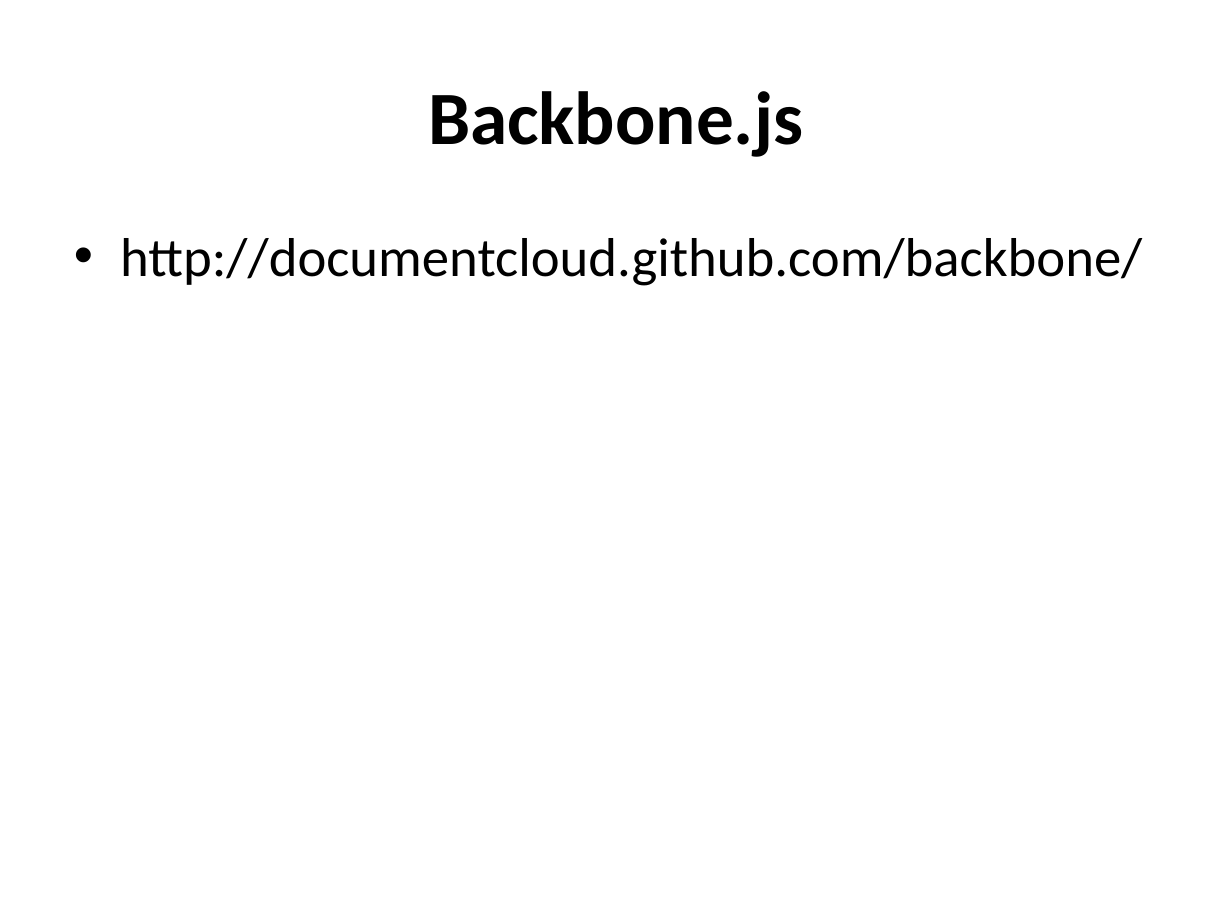
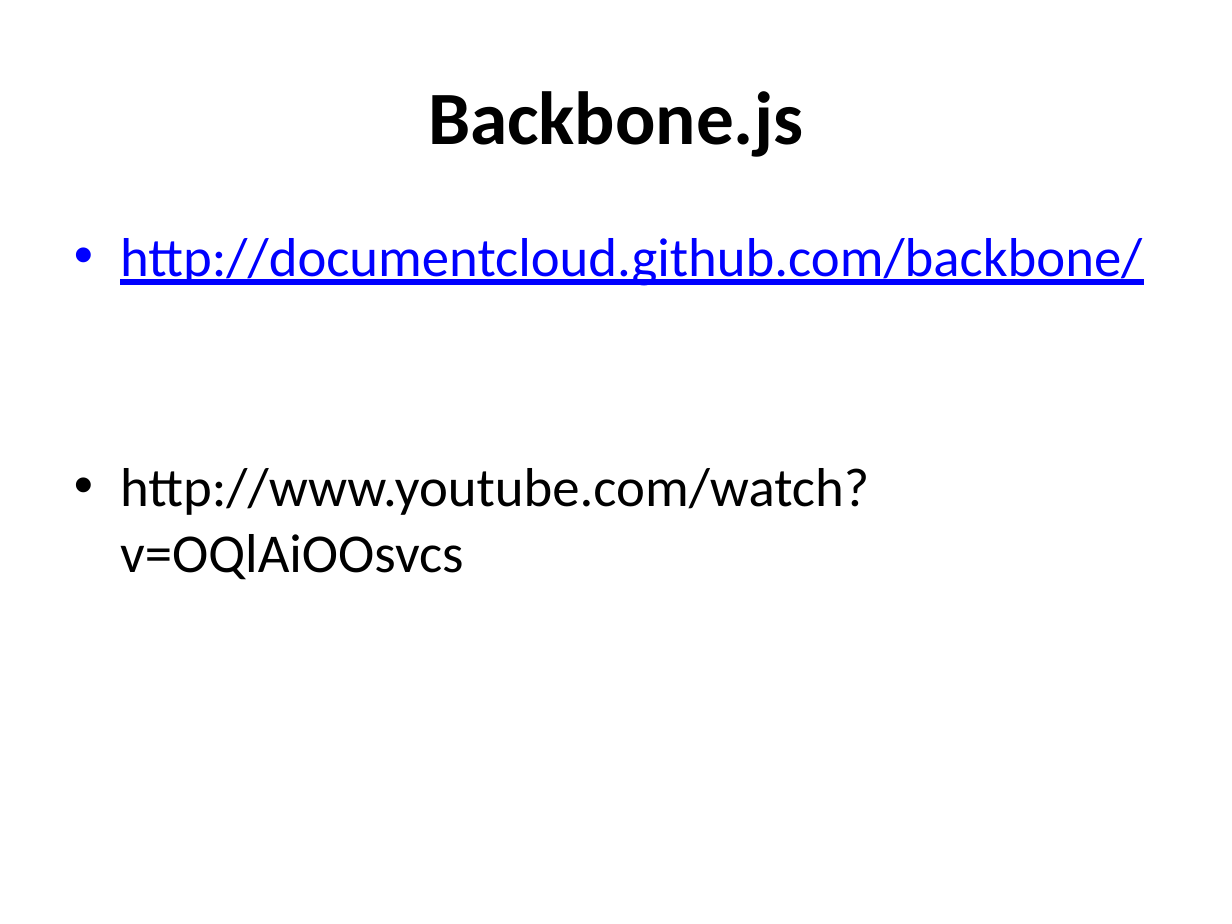
Before and after one commit to ggonzalez/caaweb, a slide deck: slide 2 of pages/backbone/新增 Microsoft PowerPoint 簡報.pptx. Drawn at 1232x924 pixels with LibreOffice and Linux fonts; fonts in the diff are those of the drawing. Boxes give left, top, right and bottom in pixels: in the first picture for what was removed or moved away, otherwise in the second. Text is boxed around its words. In the diff, an @@ line names an element or a change of style, - is before the commit and + after.

```diff
--- a/pages/backbone/新增 Microsoft PowerPoint 簡報.pptx
+++ b/pages/backbone/新增 Microsoft PowerPoint 簡報.pptx
@@ text at box(120, 238, 1142, 286): text colour #000000 to #0000FF, underline on in "http://documentcloud.github.com/backbone/" @@
@@ text at box(120, 468, 869, 580): paragraph added @@
+• http://www.youtube.com/watch?v=OQlAiOOsvcs
```
Also in this commit, not shown: 1 other file.
